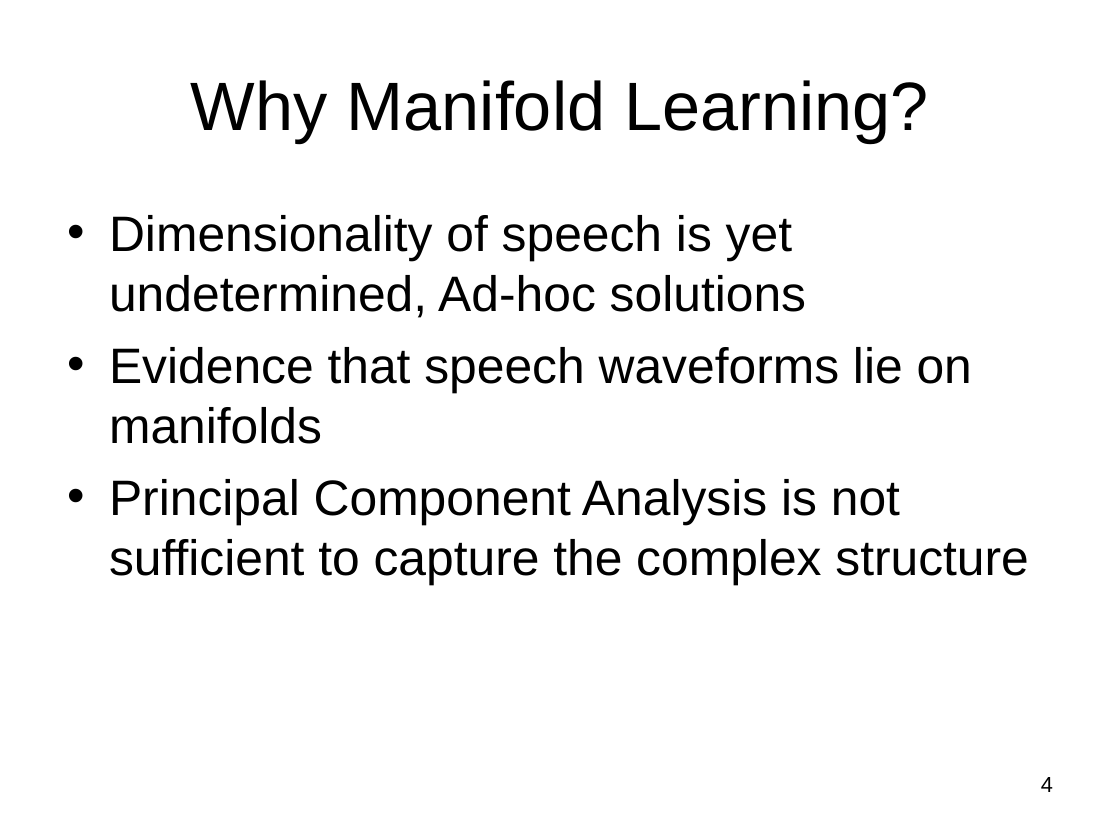
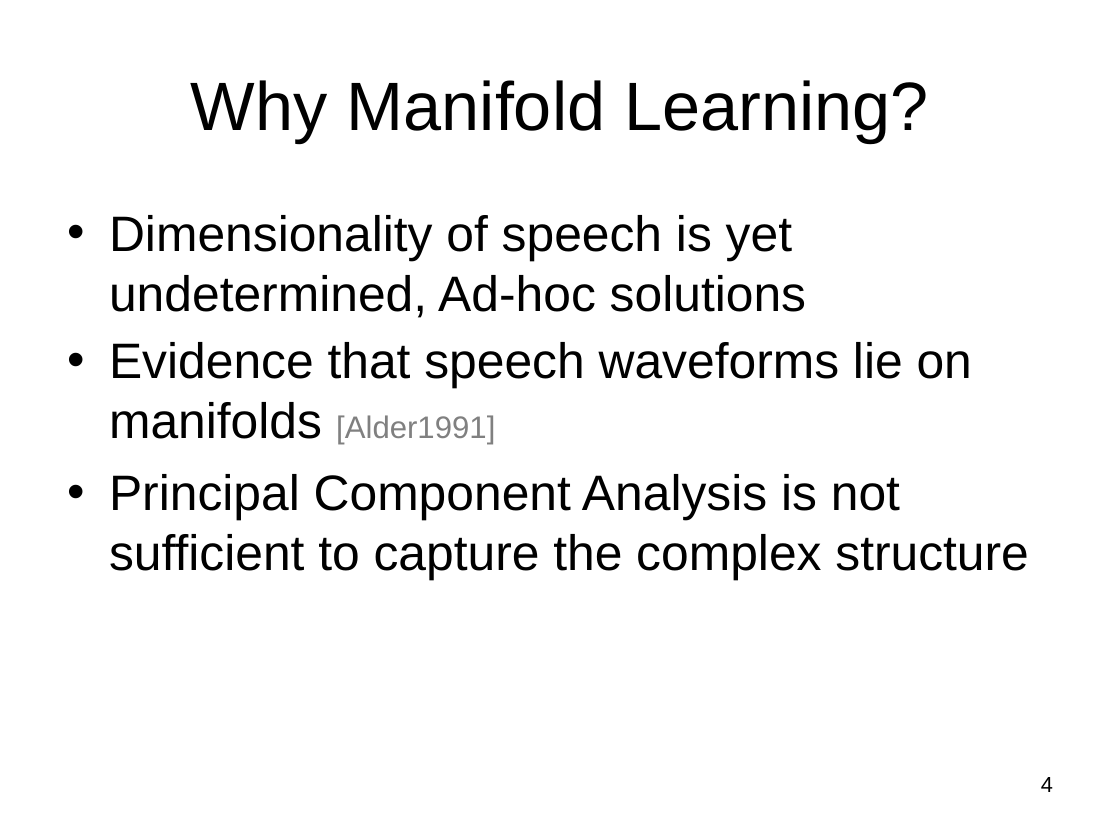
Before and after one commit to subailong/mlpack, a slide deck: slide 4 of fastlib/u/nvasil/docs/proposal/proposal.ppt. Drawn at 1120x840 pixels with LibreOffice and Linux fonts; fonts in the diff are those of the drawing. Boxes give left, top, right and bottom in pixels: in the first picture for what was removed or moved away, otherwise in the second. Text is boxed around its words. In the diff, an @@ line names an element or a change of style, - is before the commit and + after.

```diff
--- a/fastlib/u/nvasil/docs/proposal/proposal.ppt
+++ b/fastlib/u/nvasil/docs/proposal/proposal.ppt
@@ text at box(109, 342, 972, 444): text changed @@
-• Evidence that speech waveforms lie on manifolds
+• Evidence that speech waveforms lie on manifolds [Alder1991]
```
Also in this commit, not shown: 10 other slides changed, 2 other files.
